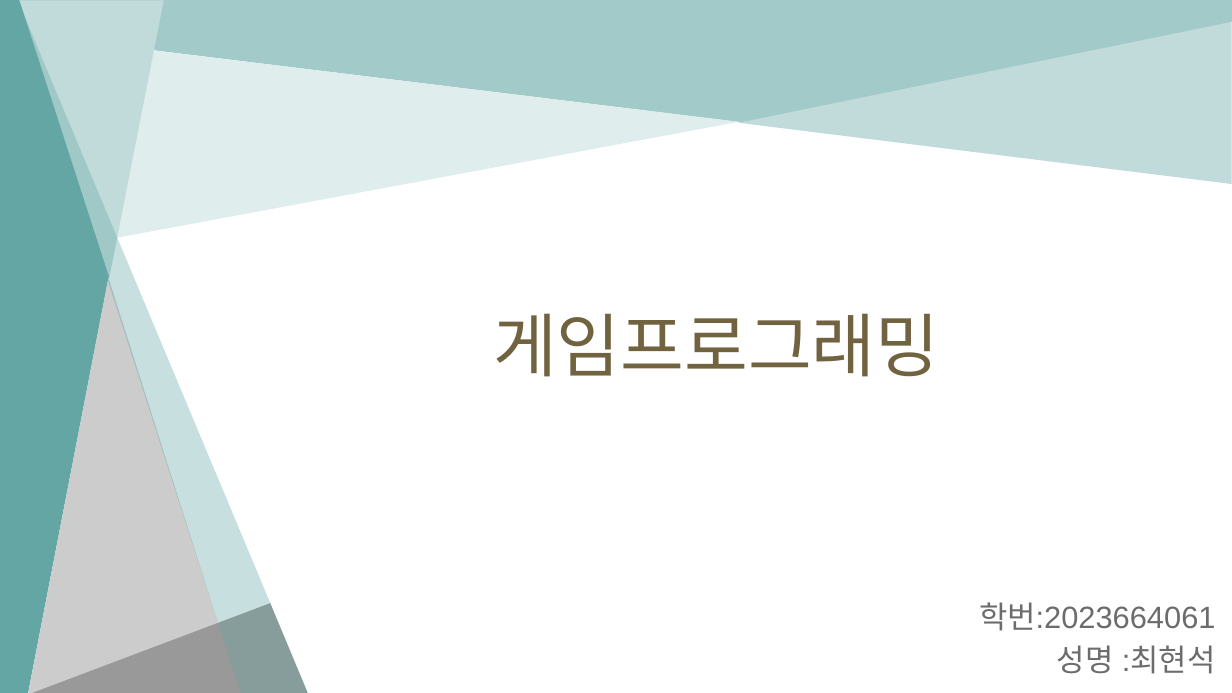
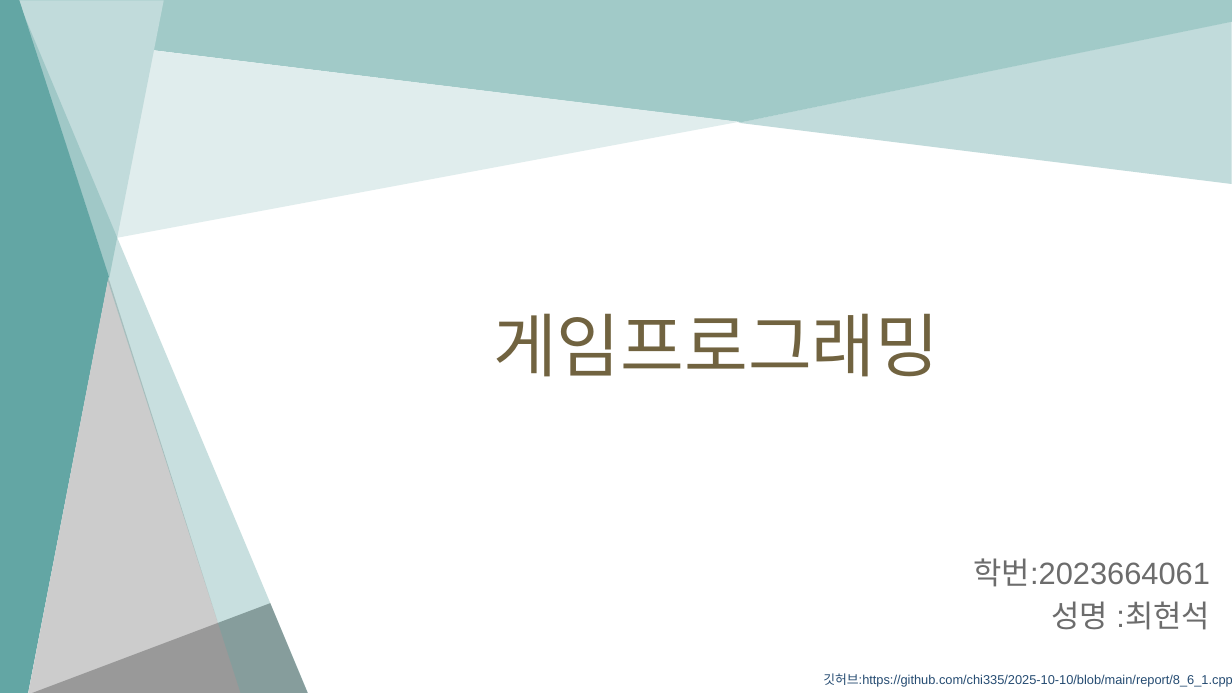
Before and after one commit to chi335/2025-10-10, a slide deck: slide 1 of report/게임프로그래밍.pptx. Drawn at 1232x693 pixels with LibreOffice and Linux fonts; fonts in the diff are those of the drawing. Boxes give left, top, right and bottom in pixels: in the first picture for what was removed or moved away, otherwise in the second. Text is boxed around its words. In the diff, an @@ line names an element or a change of style, - is before the commit and + after.

```diff
--- a/report/게임프로그래밍.pptx
+++ b/report/게임프로그래밍.pptx
@@ subtitle "학번:2023664061": place and size @@
-subtitle "학번:2023664061" at <box>979,602,1216,674</box>
+subtitle "학번:2023664061" at <box>974,558,1210,630</box>
@@ text added at <box>823,673,1232,687</box>, 10 pt, text #264C72 @@
+깃허브:https://github.com/chi335/2025-10-10/blob/main/report/8_6_1.cpp
```
Also in this commit, not shown: 2 other slides changed.
